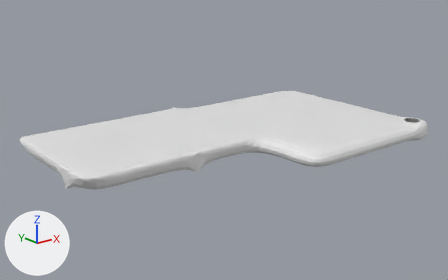
The Blender file Assets/Building/A/Building A F3.blend as it was, and as the next commit left it.
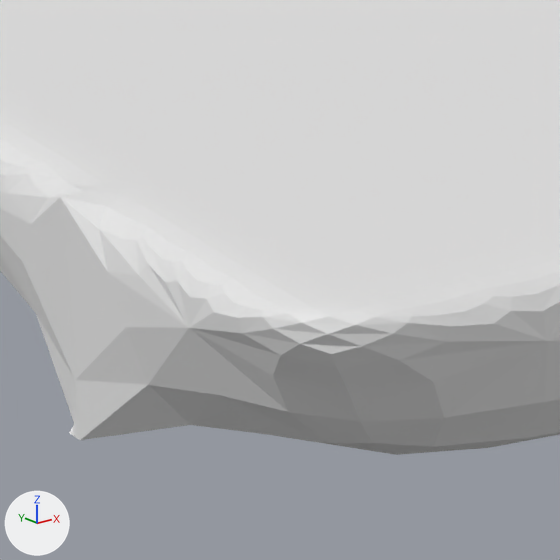
The first picture shows the older version from a camera (50 mm lens) standing at (-124.3, -85.5, 62.8) and looking at (-22.5, 41.8, 11.8). The close-ups show both versions on the part from 13% to 24% of the width and 54% to 71% of the height of that picture; other places that the commit changed are outside them. The lights are fixed; the arrows at lower left show +X, +Y and +Z.

Script lines for the objects in view, before the commit:
```python
me_cube_000 = bpy.data.meshes.new('Cube.000')
me_cube_000.from_pydata(...)  # 844 vertices, 827 faces; spans x -70.0..30.0, y 10.0..70.0, z 10.0..15.0
ob_cube_001 = bpy.data.objects.new('Cube.001', me_cube_000)
ob_cube_001.location = (0.0, 0.0, 0.0)
_m = ob_cube_001.modifiers.new('Subsurf', 'SUBSURF')
_m.levels = 0
```
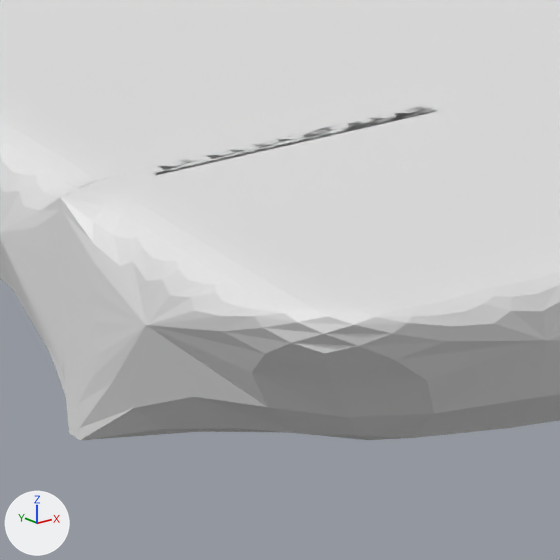
Pixel boxes (x1, y1, x2, y2) of what changed, in the close-ups (560 x 560 px):
'Cube.001', reshaped
    before: (0, 0, 560, 455)
    after: (0, 0, 560, 440)
part 1 of me_cube_000, added
    after: (0, 155, 546, 440)

Diff of the bpy script that builds the scene:
```diff
--- a/Assets/Building/A/Building A F3.blend.py
+++ b/Assets/Building/A/Building A F3.blend.py
@@ me_cube_000 @@
 # used by ob_cube_001; location = (0.0, 0.0, 0.0)
-me_cube_000.from_pydata(...)  # 844 vertices, 827 faces; spans x -70.0..30.0, y 10.0..70.0, z 10.0..15.0
+me_cube_000.from_pydata(...)  # 1308 vertices, 1242 faces; spans x -70.0..30.0, y 10.0..70.0, z 9.8..15.2
+# me_cube_000 part 1: 68 vertices added at x -70.0..-60.0, y 40.0..40.5, z 10.0..15.0
```
